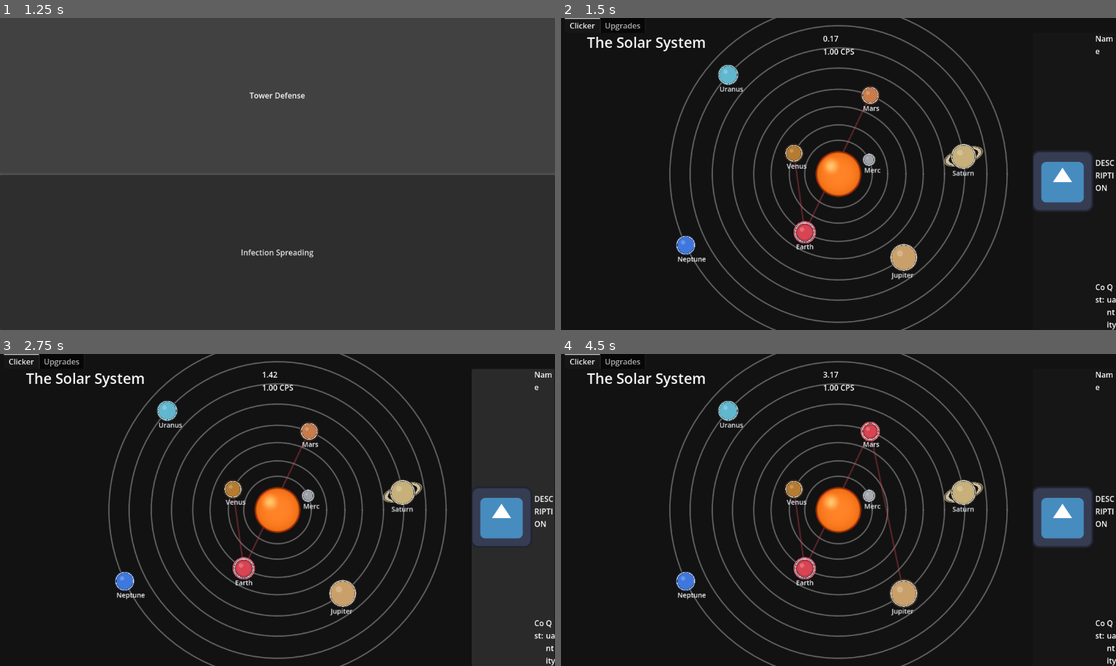
Above: before the commit, frames 1-4 (two rows, left to right).
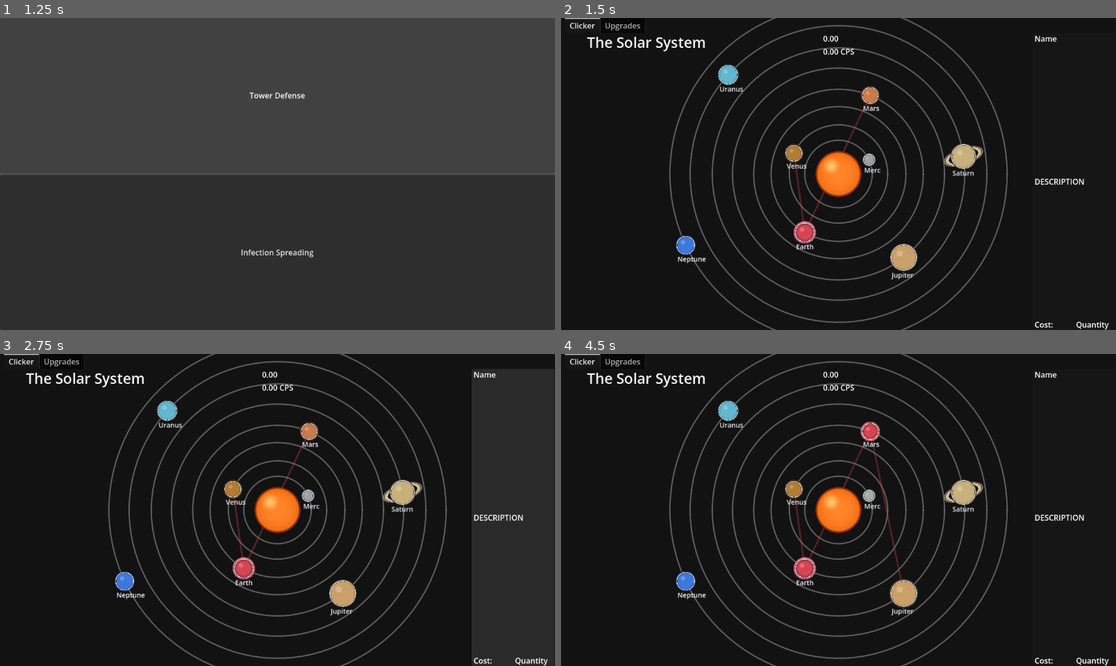
Above: after the commit, the same moments.

Repository: jphulse/591-resource-management
Game: Godot game, scene res://main_menu/main_menu.tscn
Same seed, same stepped clock (60 frames per second), same inputs: the game is played once before the commit and once after it. The project has no main scene, so this scene is started directly. The engine's default icon, where the game draws it, is replaced by a stand-in: a white triangle on a blue panel in a dark square.
Inputs (mouse positions are in pixels of both pictures, inside the frame that each line leads up to):
- Up to frame 1 (1.25 s): click "Tower Defense" at 0.5 s
- Up to frame 2 (1.5 s): click "Infection Spreading" at 1.25 s
- Up to frame 3 (2.75 s): click (510, 516) at 2 s
- Up to frame 4 (4.5 s): click (1071, 516) at 2.75 s; click (1071, 516) at 3.5 s; move the mouse to (871, 494) at 4.27 s; click (871, 494) at 4.42 s

Frame 1 is identical in both runs. In frame 2, 2.6% of the frame differs, in the area x 46-100%, y 5-100%; in frame 3, 2.4%; in frame 4, 2.6%.

Commit message:
Fixed warning with shadowed vars

Diff:
--- a/infection_spreading/clicker/clicker.gd
+++ b/infection_spreading/clicker/clicker.gd
@@ -124,8 +124,8 @@
 
 ## Drives the button shader based on recent clicking and passive spread
 func _update_infection_visuals(delta : float) -> void:
-	var material : ShaderMaterial = infection_button.material as ShaderMaterial
-	if material == null:
+	var material_var : ShaderMaterial = infection_button.material as ShaderMaterial
+	if material_var == null:
 		return
 
 	var now : float = Time.get_ticks_msec() / 1000.0
@@ -136,19 +136,19 @@
 	var should_activate_infection : bool = target_infection_level > INFECTION_SEED_THRESHOLD
 
 	if should_activate_infection and not infection_is_active:
-		_randomize_infection_seed(material)
+		_randomize_infection_seed(material_var)
 
 	infection_is_active = should_activate_infection
 
 	visual_infection_level = move_toward(visual_infection_level, target_infection_level, VISUAL_RESPONSE_SPEED * delta)
 	visual_pulse_strength = move_toward(visual_pulse_strength, target_pulse_strength, (VISUAL_RESPONSE_SPEED + 1.5) * delta)
 
-	material.set_shader_parameter("infection_level", visual_infection_level)
-	material.set_shader_parameter("pulse_strength", visual_pulse_strength)
+	material_var.set_shader_parameter("infection_level", visual_infection_level)
+	material_var.set_shader_parameter("pulse_strength", visual_pulse_strength)
 
 ## Gives the shader a fresh seed so tentacles can originate from different regions each activation
-func _randomize_infection_seed(material : ShaderMaterial) -> void:
-	material.set_shader_parameter(
+func _randomize_infection_seed(material_param : ShaderMaterial) -> void:
+	material_param.set_shader_parameter(
 		"tentacle_seed",
 		Vector2(
 			infection_rng.randf_range(-1000.0, 1000.0),
@@ -157,15 +157,15 @@
 	)
 
 ## Tunes the center shader so the clickable button visually reads as the system's sun
-func _style_button_as_sun(material : ShaderMaterial) -> void:
-	material.set_shader_parameter("button_color", SUN_BUTTON_COLOR)
-	material.set_shader_parameter("button_edge_color", SUN_EDGE_COLOR)
-	material.set_shader_parameter("star_color", SUN_STAR_COLOR)
-	material.set_shader_parameter("infected_color", SUN_INFECTED_COLOR)
-	material.set_shader_parameter("infected_soft_color", SUN_INFECTED_SOFT_COLOR)
-	material.set_shader_parameter("infected_hot_color", SUN_INFECTED_HOT_COLOR)
-	material.set_shader_parameter("infected_shadow_color", SUN_INFECTED_SHADOW_COLOR)
-	material.set_shader_parameter("vein_color", SUN_VEIN_COLOR)
+func _style_button_as_sun(material_var : ShaderMaterial) -> void:
+	material_var.set_shader_parameter("button_color", SUN_BUTTON_COLOR)
+	material_var.set_shader_parameter("button_edge_color", SUN_EDGE_COLOR)
+	material_var.set_shader_parameter("star_color", SUN_STAR_COLOR)
+	material_var.set_shader_parameter("infected_color", SUN_INFECTED_COLOR)
+	material_var.set_shader_parameter("infected_soft_color", SUN_INFECTED_SOFT_COLOR)
+	material_var.set_shader_parameter("infected_hot_color", SUN_INFECTED_HOT_COLOR)
+	material_var.set_shader_parameter("infected_shadow_color", SUN_INFECTED_SHADOW_COLOR)
+	material_var.set_shader_parameter("vein_color", SUN_VEIN_COLOR)
 
 ## Updates the passive clicks as needed
 func _update_passive_clicks() -> void:
--- a/infection_spreading/clicker/clicker.tscn
+++ b/infection_spreading/clicker/clicker.tscn
@@ -2,8 +2,10 @@
 
 [ext_resource type="Script" uid="uid://bhnt3nq04fpt8" path="res://infection_spreading/clicker/clicker.gd" id="1_c8eug"]
 [ext_resource type="Script" uid="uid://bc43eqcwiux3n" path="res://infection_spreading/clicker/passive_clicker.gd" id="2_hy3xo"]
-[ext_resource type="Shader" path="res://infection_spreading/clicker/infection_button.gdshader" id="3_8jdh8"]
+[ext_resource type="Shader" uid="uid://cpkbqna43nsve" path="res://infection_spreading/clicker/infection_button.gdshader" id="3_8jdh8"]
 [ext_resource type="PackedScene" uid="uid://dqt48i3odii7u" path="res://infection_spreading/clicker/clicker_passive/clicker_passive_button.tscn" id="3_m3gyo"]
+
+[sub_resource type="StyleBoxEmpty" id="StyleBoxEmpty_0n0fn"]
 
 [sub_resource type="Resource" id="Resource_m3gyo"]
 script = ExtResource("2_hy3xo")
@@ -16,8 +18,17 @@
 
 [sub_resource type="ShaderMaterial" id="ShaderMaterial_uh1yl"]
 shader = ExtResource("3_8jdh8")
-
-[sub_resource type="StyleBoxEmpty" id="StyleBoxEmpty_0n0fn"]
+shader_parameter/infection_level = 0.0
+shader_parameter/pulse_strength = 0.0
+shader_parameter/tentacle_seed = Vector2(0, 0)
+shader_parameter/button_color = Color(0.01, 0.01, 0.02, 1)
+shader_parameter/button_edge_color = Color(0.1, 0.1, 0.14, 1)
+shader_parameter/star_color = Color(0.99, 0.95, 0.82, 1)
+shader_parameter/infected_color = Color(0.88, 0.08, 0.15, 1)
+shader_parameter/infected_soft_color = Color(0.96, 0.26, 0.33, 1)
+shader_parameter/infected_hot_color = Color(1, 0.53, 0.58, 1)
+shader_parameter/infected_shadow_color = Color(0.44, 0.03, 0.08, 1)
+shader_parameter/vein_color = Color(0.73, 0.11, 0.18, 1)
 
 [node name="Clicker" type="Panel" unique_id=1813294204]
 anchors_preset = 15
@@ -41,7 +52,7 @@
 [node name="InfectionButton" type="ColorRect" parent="." unique_id=1019283746]
 unique_name_in_owner = true
 material = SubResource("ShaderMaterial_uh1yl")
-anchors_preset = 8
+layout_mode = 0
 anchor_left = 0.5
 anchor_top = 0.5
 anchor_right = 0.5
@@ -53,7 +64,6 @@
 grow_horizontal = 2
 grow_vertical = 2
 mouse_filter = 2
-color = Color(1, 1, 1, 1)
 
 [node name="VBoxContainer" type="VBoxContainer" parent="." unique_id=467301559]
 layout_mode = 1
--- a/infection_spreading/clicker/clicker_passive/clicker_passive_button.gd
+++ b/infection_spreading/clicker/clicker_passive/clicker_passive_button.gd
@@ -1,7 +1,8 @@
 @tool
 extends Button
 
-@export var texture_icon : TextureRect
+@onready var texture_icon : TextureRect = $Content/HBoxContainer/TextureRect
+
 @export var sprite_texture : Texture2D :
 	set(val):
 		sprite_texture = val
--- a/infection_spreading/clicker/clicker_passive/clicker_passive_button.tscn
+++ b/infection_spreading/clicker/clicker_passive/clicker_passive_button.tscn
@@ -1,9 +1,8 @@
 [gd_scene format=3 uid="uid://dqt48i3odii7u"]
 
-[ext_resource type="Texture2D" uid="uid://c37pm1sxrecbs" path="res://icon.svg" id="1_bwojt"]
 [ext_resource type="Script" uid="uid://droq8g1p5ejhr" path="res://infection_spreading/clicker/clicker_passive/clicker_passive_button.gd" id="1_idicg"]
 
-[node name="ClickerPassiveButton" type="Button" unique_id=1532006861 node_paths=PackedStringArray("texture_icon")]
+[node name="ClickerPassiveButton" type="Button" unique_id=1532006861]
 custom_minimum_size = Vector2(40, 80)
 anchors_preset = 15
 anchor_right = 1.0
@@ -42,8 +41,6 @@
 
 "
 script = ExtResource("1_idicg")
-texture_icon = NodePath("Content/HBoxContainer/TextureRect")
-sprite_texture = ExtResource("1_bwojt")
 
 [node name="Content" type="MarginContainer" parent="." unique_id=635899180]
 layout_mode = 1
@@ -60,7 +57,6 @@
 [node name="TextureRect" type="TextureRect" parent="Content/HBoxContainer" unique_id=967527149]
 layout_mode = 2
 size_flags_vertical = 4
-texture = ExtResource("1_bwojt")
 
 [node name="VBoxContainer" type="VBoxContainer" parent="Content/HBoxContainer" unique_id=1821460859]
 layout_mode = 2
--- a/infection_spreading/main/main.tscn
+++ b/infection_spreading/main/main.tscn
@@ -10,7 +10,6 @@
 [node name="MapCamera" type="Camera2D" parent="." unique_id=1971040055]
 unique_name_in_owner = true
 position = Vector2(576, 324)
-enabled = true
 
 [node name="SolarSystemStage" parent="." unique_id=1144462347 instance=ExtResource("3_r17b6")]
 unique_name_in_owner = true
--- a/infection_spreading/ui/main_ui.tscn
+++ b/infection_spreading/ui/main_ui.tscn
@@ -2,6 +2,7 @@
 
 [ext_resource type="Script" uid="uid://cgcs6sq0f7wgf" path="res://infection_spreading/ui/tab_container.gd" id="1_glgr5"]
 [ext_resource type="PackedScene" uid="uid://8xasmib8wj0k" path="res://infection_spreading/clicker/clicker.tscn" id="2_8v3b7"]
+[ext_resource type="Script" uid="uid://bc43eqcwiux3n" path="res://infection_spreading/clicker/passive_clicker.gd" id="3_xpojc"]
 
 [sub_resource type="StyleBoxEmpty" id="StyleBoxEmpty_1b4vf"]
 
@@ -21,12 +22,13 @@
 anchor_bottom = 1.0
 grow_horizontal = 2
 grow_vertical = 2
+theme_override_styles/panel = SubResource("StyleBoxEmpty_1b4vf")
 current_tab = 0
 script = ExtResource("1_glgr5")
-theme_override_styles/panel = SubResource("StyleBoxEmpty_1b4vf")
 
 [node name="Clicker" parent="TabContainer" unique_id=1813294204 instance=ExtResource("2_8v3b7")]
 layout_mode = 2
+passives = Array[ExtResource("3_xpojc")]([])
 
 [node name="Upgrades" type="Panel" parent="TabContainer" unique_id=514701076]
 visible = false
Not shown: 1 places in infection_spreading/clicker/clicker.tscn that only renumber resources
Not shown: 1 places in infection_spreading/main/main.tscn that only renumber resources
